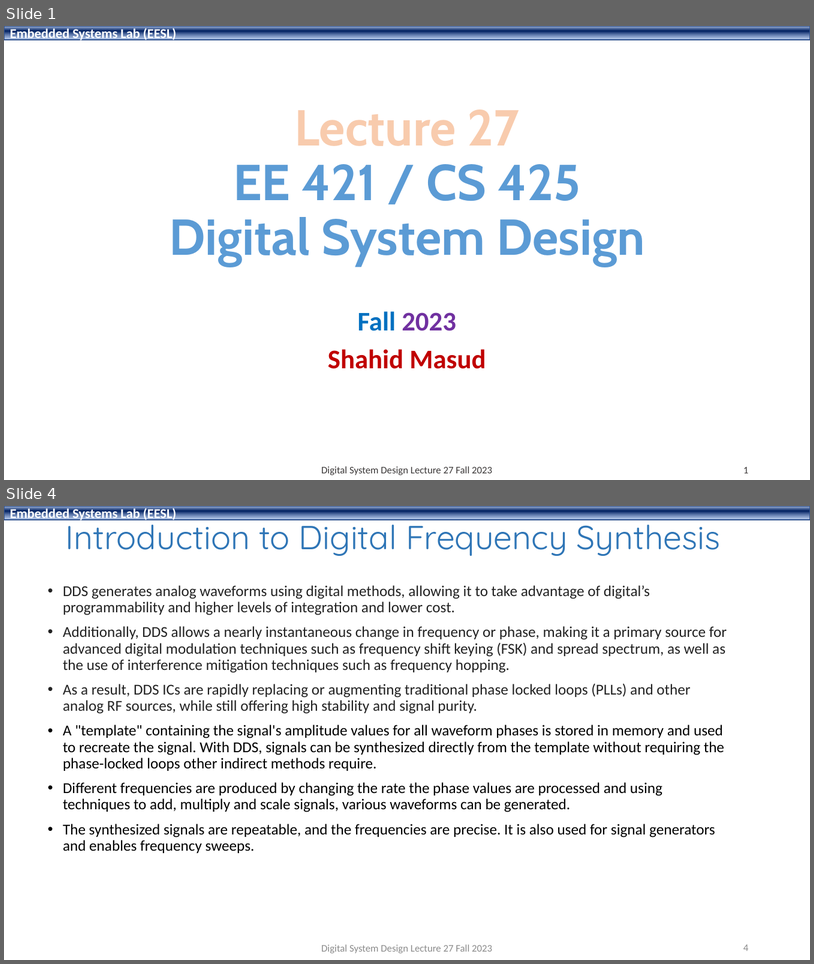
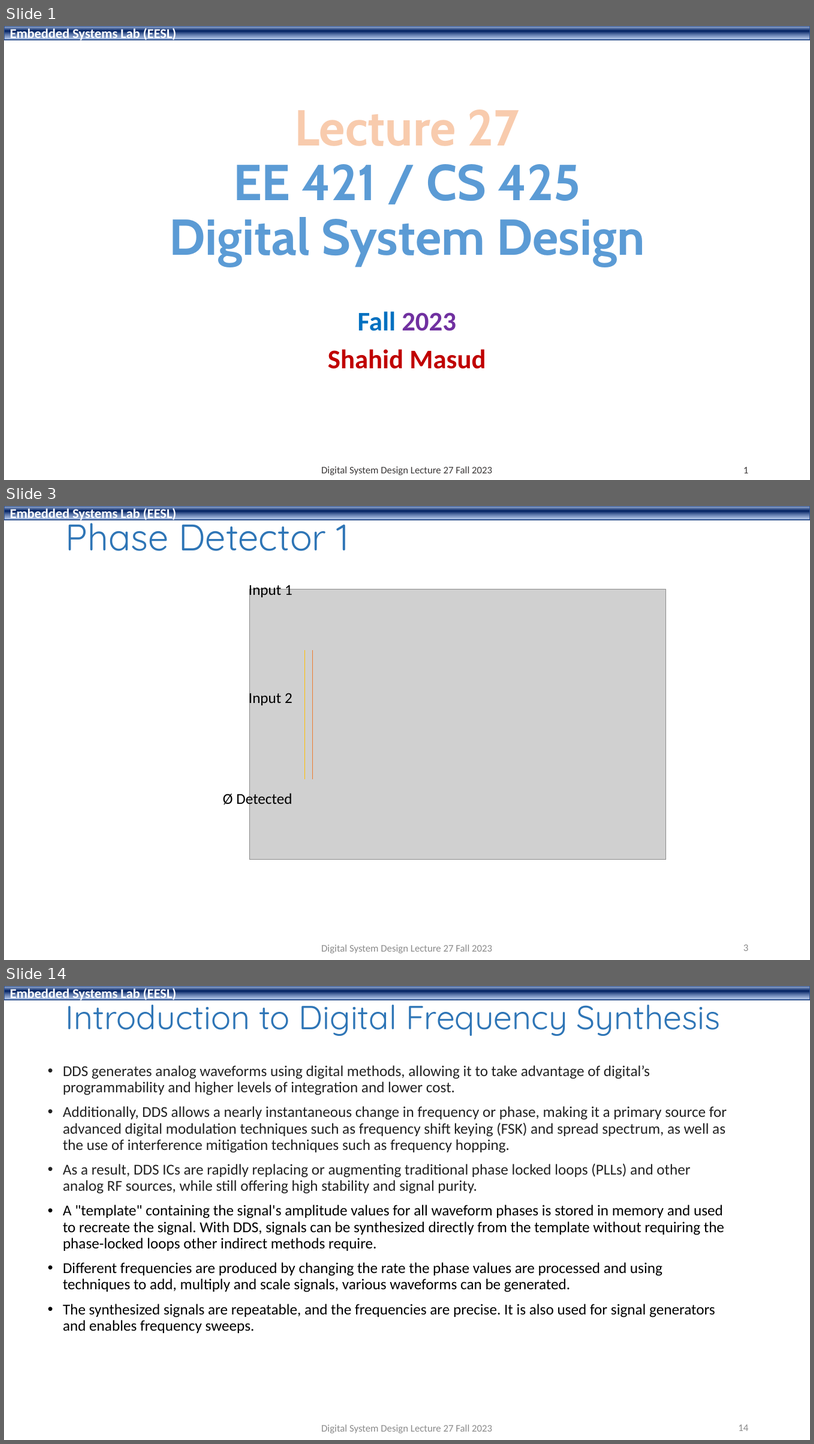
Before and after one commit to shahidmasud/shahidmasud.github.io, a slide deck: DSD_Lec27_Fall2023.ppsx. Shown one above the other, each under a label of ours: slides 1 and 4 before the commit, slides 1, 3 and 14 after it; the slides between them are not shown. The pictures are 814x964 and 814x1444 pixels, drawn with LibreOffice and Linux fonts; fonts in the diff are those of the drawing; grey boxes stand for pictures; background and template pictures are left out. Boxes give left, top, right and bottom in pixels: in the first picture for what was removed or moved away, otherwise in the second. Text is boxed around its words. In the diff, an @@ line names an element or a change of style, - is before the commit and + after.

```diff
--- a/DSD_Lec27_Fall2023.ppsx
+++ b/DSD_Lec27_Fall2023.ppsx
@@ slide 3 added at [4,506,810,960], background #FFFFFF; not listed: 1 template element that a slide beside it also shows @@
@@ title added at [65,512,349,551], 44 pt, text #2E75B6 @@
+Phase Detector 1
@@ text added at [249,582,293,598], 18 pt, text #000000 @@
+Input 1
@@ picture added at [249,589,666,859] @@
@@ line added from (305, 650) to (305, 779), #FFC000 0.5 pt @@
@@ line added from (313, 650) to (313, 779), #ED7D31 0.5 pt @@
@@ text added at [249,691,293,707], 18 pt, text #000000 @@
+Input 2
@@ text added at [223,791,292,807], 18 pt, text #000000 @@
+Ø Detected
@@ text added at [321,944,492,953], 12 pt, text #8C8C8C @@
+Digital System Design Lecture 27 Fall 2023
@@ page number added at [744,944,749,951], 12 pt, text #8C8C8C @@
+3
@@ what was slide 4 is now slide 14 @@
@@ page number at [738,1424,749,1431]: text changed @@
-4
+14
```
Also in this commit, not shown: 1 slide changed, 9 other slides added, 1 other file.
